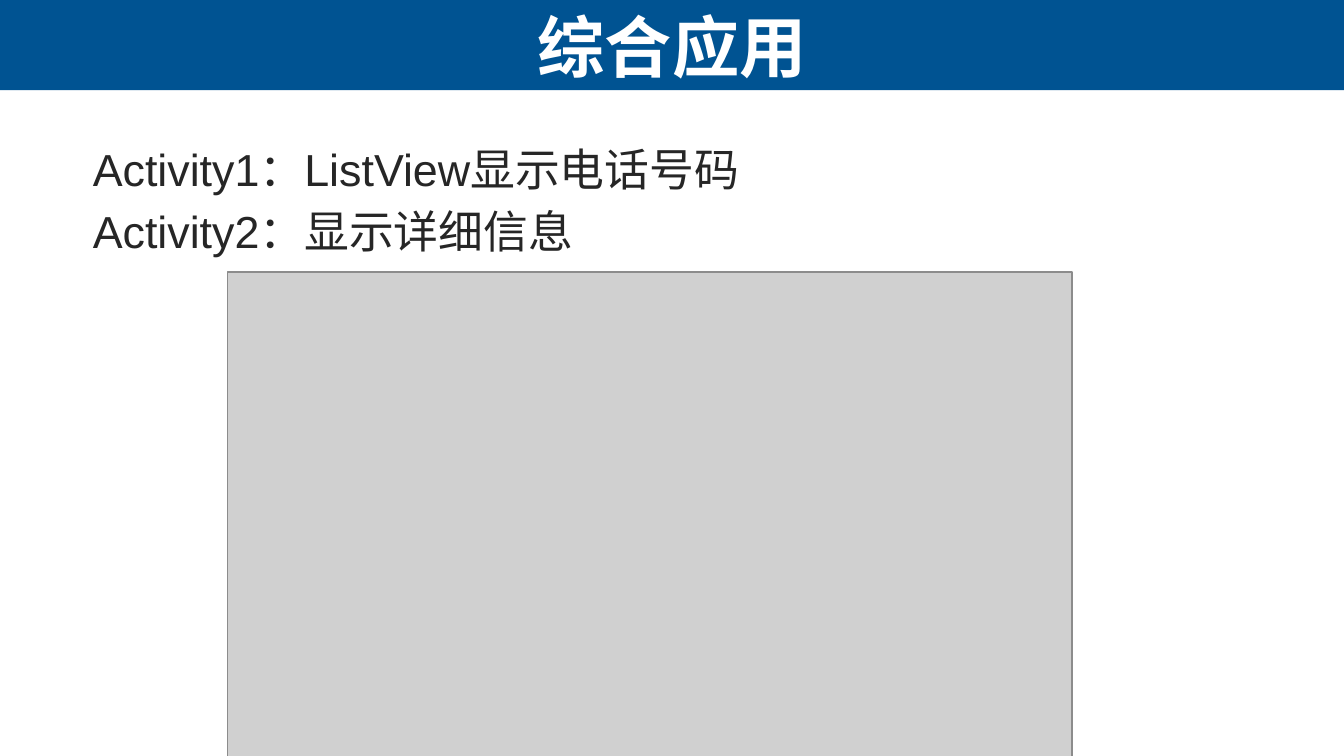
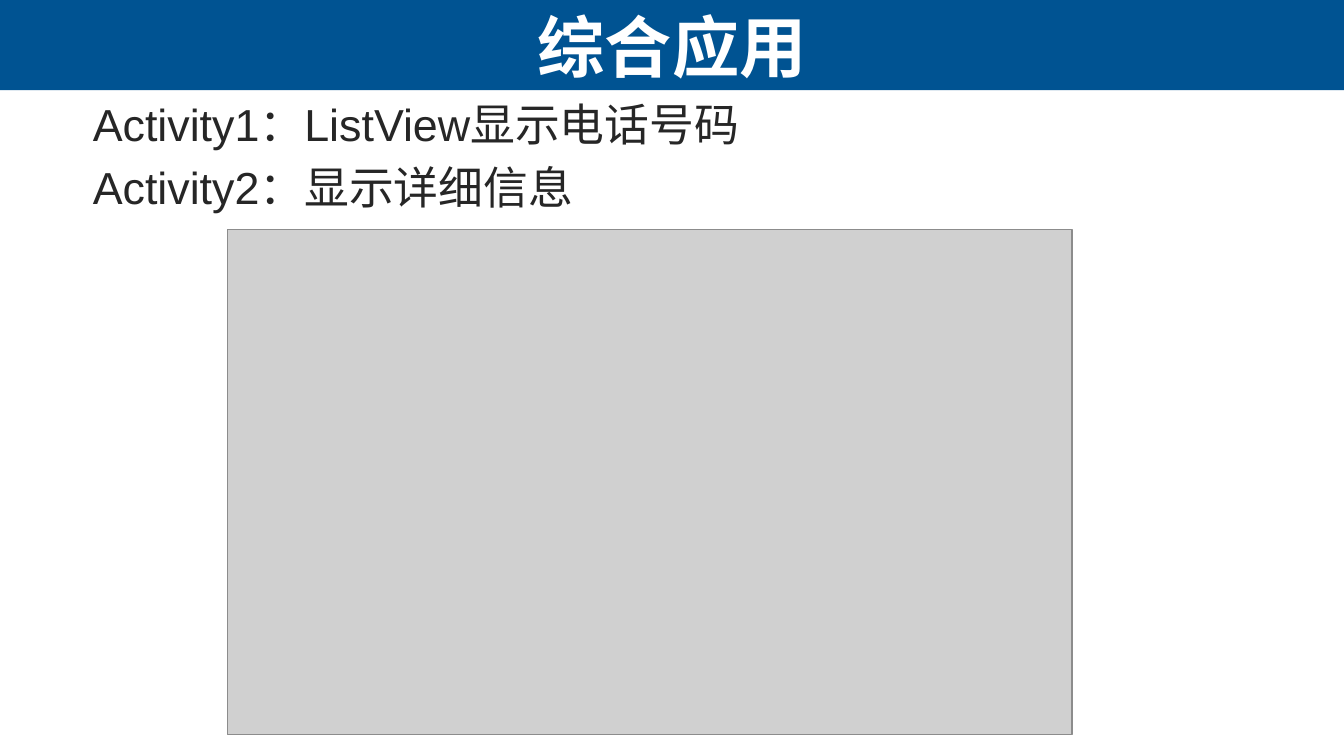
Before and after one commit to lihuanzhen2016/app-testing, a slide deck: slide 24 of PPT/07 四大组件-Activity.pptx (slide 25 before the commit). Drawn at 1344x756 pixels with LibreOffice and Linux fonts; fonts in the diff are those of the drawing; grey boxes stand for pictures. Boxes give left, top, right and bottom in pixels: in the first picture for what was removed or moved away, otherwise in the second. Text is boxed around its words. In the diff, an @@ line names an element or a change of style, - is before the commit and + after.

Commit message:
activity

```diff
--- a/PPT/07 四大组件-Activity.pptx
+++ b/PPT/07 四大组件-Activity.pptx
@@ text "Activity1：ListView显示电话号码" moved from (x1=93, y1=151, x2=739, y2=257) to (x1=93, y1=106, x2=739, y2=213) @@
@@ picture resized from (x1=227, y1=273, x2=1071, y2=756) to (x1=227, y1=230, x2=1071, y2=735) @@
```
Also in this commit, not shown: 1 other slide changed, 1 slide added, 1 slide removed, 1 other file.
